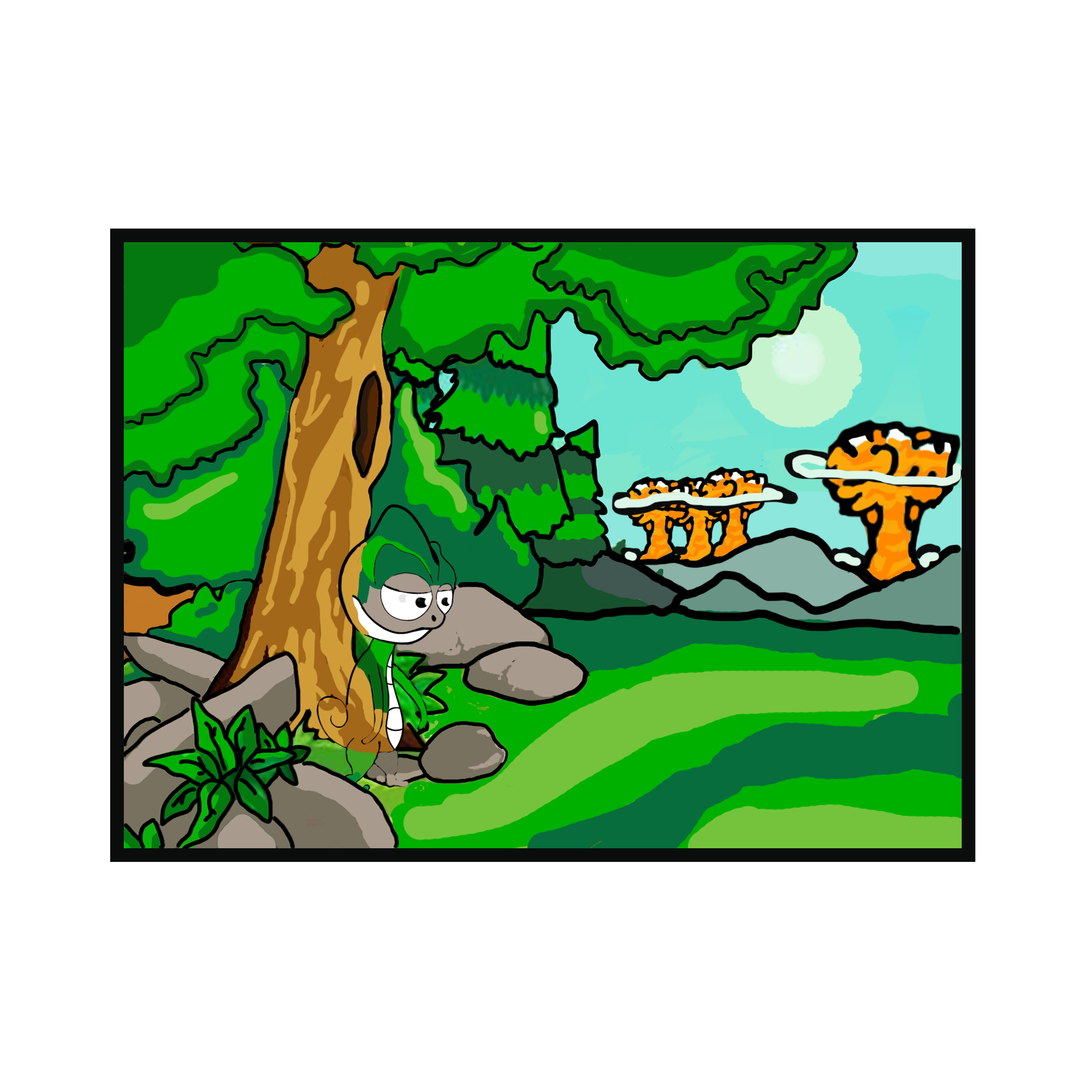
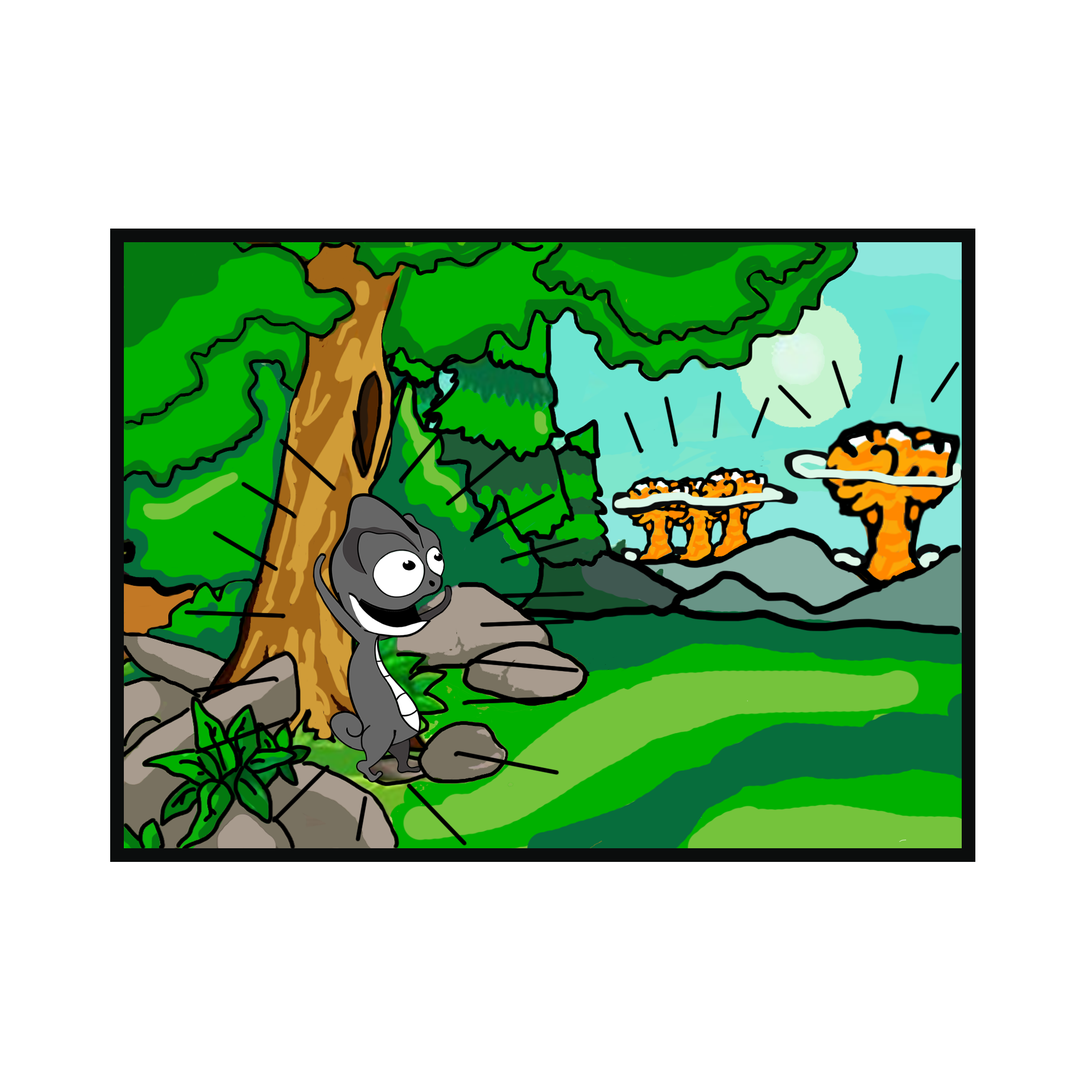
The second (1091, 1091) image is a revision of the first. Changes to its layers:
renamed "ninaD" to "Capa 13", moved it out of group "Cap", painted on it over <box>183,354,961,847</box>
removed layer "ninaESq" from group "Cap" over <box>414,597,429,610</box>
removed layer "Capa 7" from group "Cap" over <box>338,583,441,646</box>
removed group "Personaje" (13 layers) from group "Part3" over <box>286,503,917,847</box>
removed group "Cap" (6 layers) from group "Personaje" over <box>337,503,917,789</box>
renamed "Capa 1" to "Capa 12", painted on it over <box>183,354,961,847</box>
moved "cap" into group "Part3", painted on it over <box>183,354,961,847</box>
removed layer "parpE" from group "Cap" over <box>379,564,434,595</box>
removed layer "parpD" from group "Cap" over <box>432,567,457,594</box>
removed layer "Capa 6" from group "Personaje" over <box>361,660,384,745</box>
removed layer "Capa 5" from group "Personaje" over <box>286,696,423,846</box>
removed layer "Capa 4" from group "Personaje" over <box>316,616,405,754</box>
removed layer "Capa 3" from group "Personaje" over <box>371,744,413,789</box>
removed layer "Capa 2" from group "Personaje" over <box>380,655,428,733</box>
removed layer "fondoulls" from group "Personaje" over <box>375,573,456,627</box>
